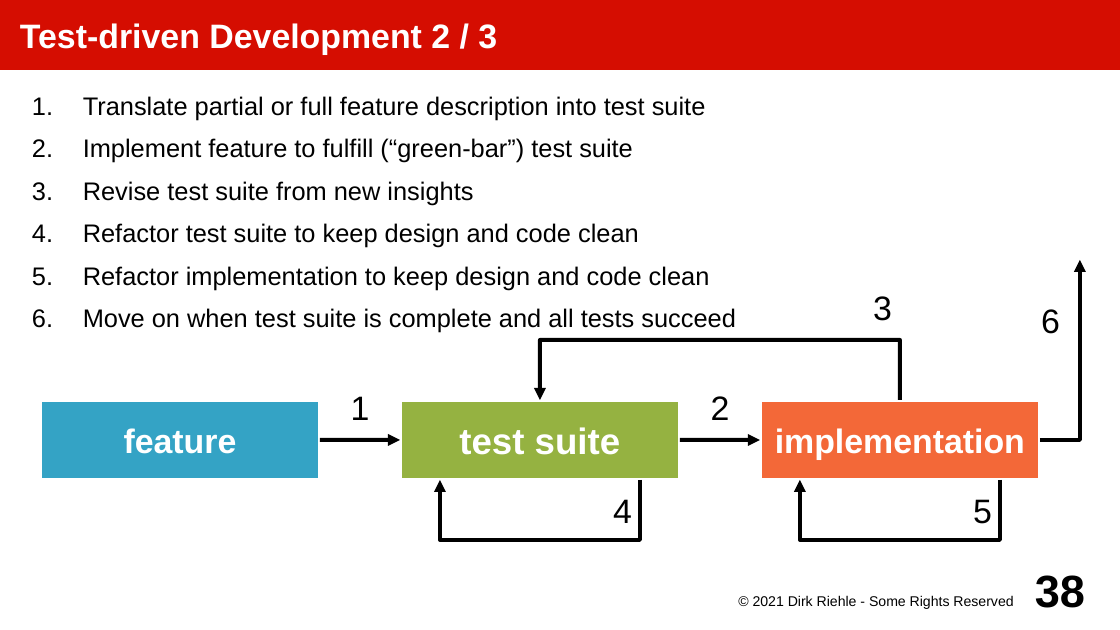
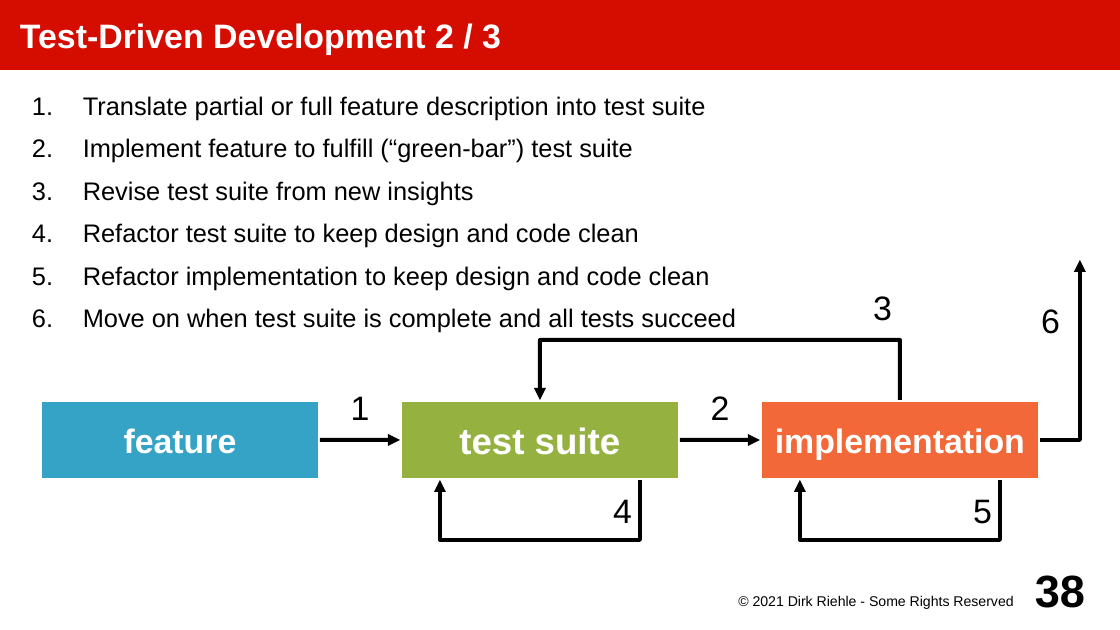
Before and after one commit to dirkriehle/amos-course, a slide deck: slide 38 of Lecture slides/AMOS E02 - Programming Practices.odp. Drawn at 1120x630 pixels with LibreOffice and Linux fonts; fonts in the diff are those of the drawing. Boxes give left, top, right and bottom in pixels: in the first picture for what was removed or moved away, otherwise in the second. Text is boxed around its words. In the diff, an @@ line names an element or a change of style, - is before the commit and + after.

Commit message:
Fixed up and recorded part E on software development

```diff
--- a/Lecture slides/AMOS E02 - Programming Practices.odp
+++ b/Lecture slides/AMOS E02 - Programming Practices.odp
@@ title at box(20, 23, 501, 55): text changed @@
-Test-driven Development 2 / 3
+Test-Driven Development 2 / 3
```
Also in this commit, not shown: 9 other slides changed, 3 other files.
